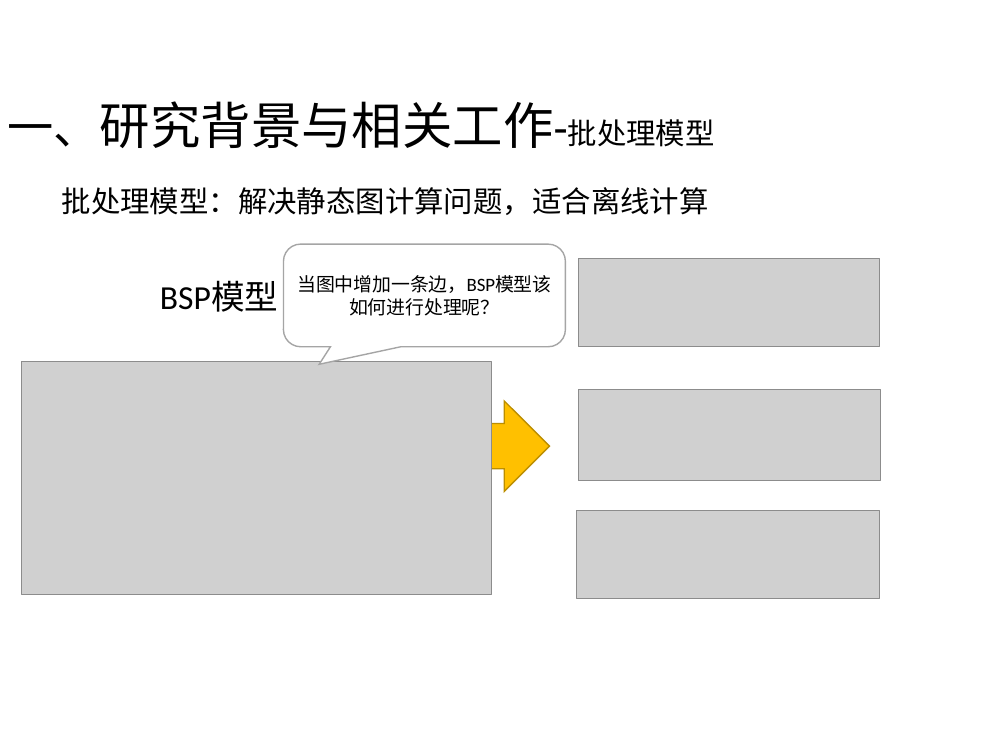
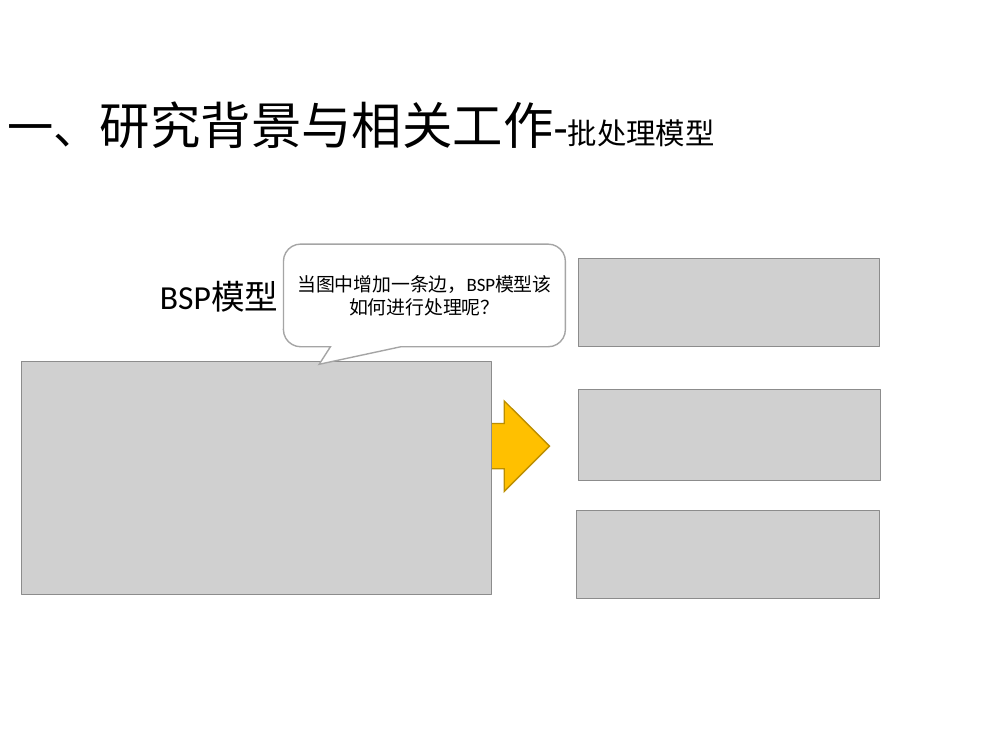
Before and after one commit to DuanSky22/GraduationThesis, a slide deck: slide 4 of 最终答辩/PPT/论文答辩-段世凯-v2.0.pptx. Drawn at 1008x756 pixels with LibreOffice and Linux fonts; fonts in the diff are those of the drawing; grey boxes stand for pictures. Boxes give left, top, right and bottom in pixels: in the first picture for what was removed or moved away, otherwise in the second. Text is boxed around its words. In the diff, an @@ line names an element or a change of style, - is before the commit and + after.

```diff
--- a/最终答辩/PPT/论文答辩-段世凯-v2.0.pptx
+++ b/最终答辩/PPT/论文答辩-段世凯-v2.0.pptx
@@ text removed at bbox=[62, 187, 709, 215] @@
-批处理模型：解决静态图计算问题，适合离线计算
```
Also in this commit, not shown: 6 other slides changed, 28 other files.
